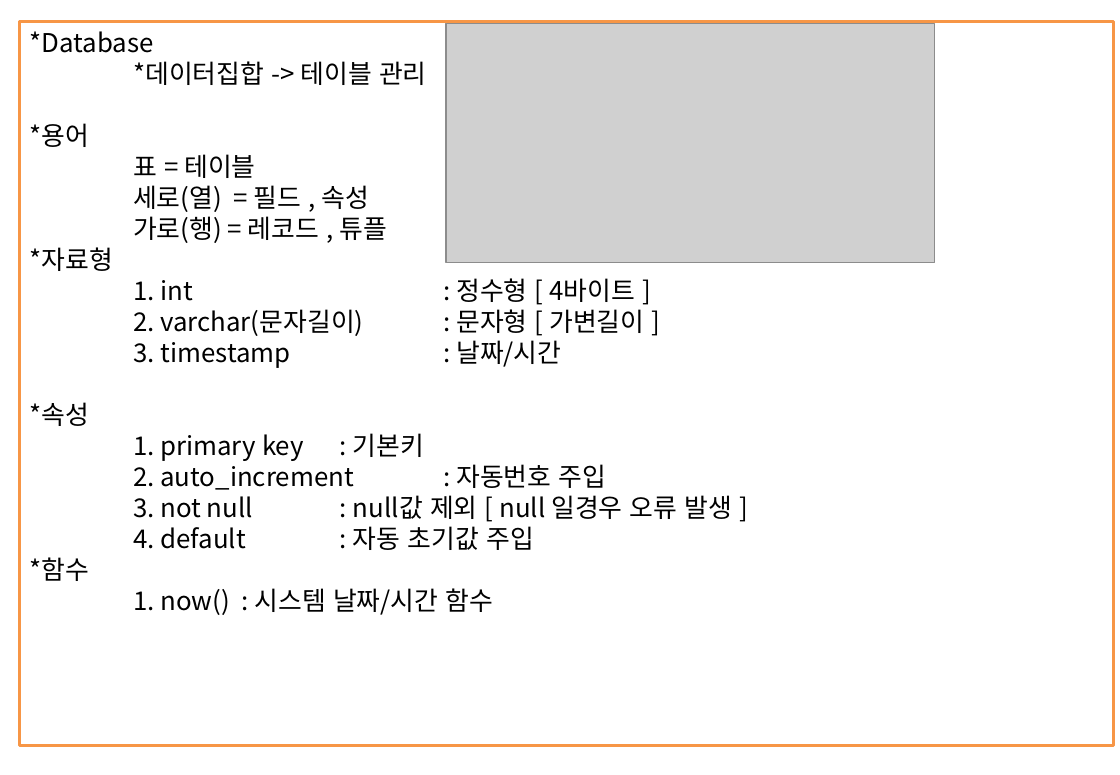
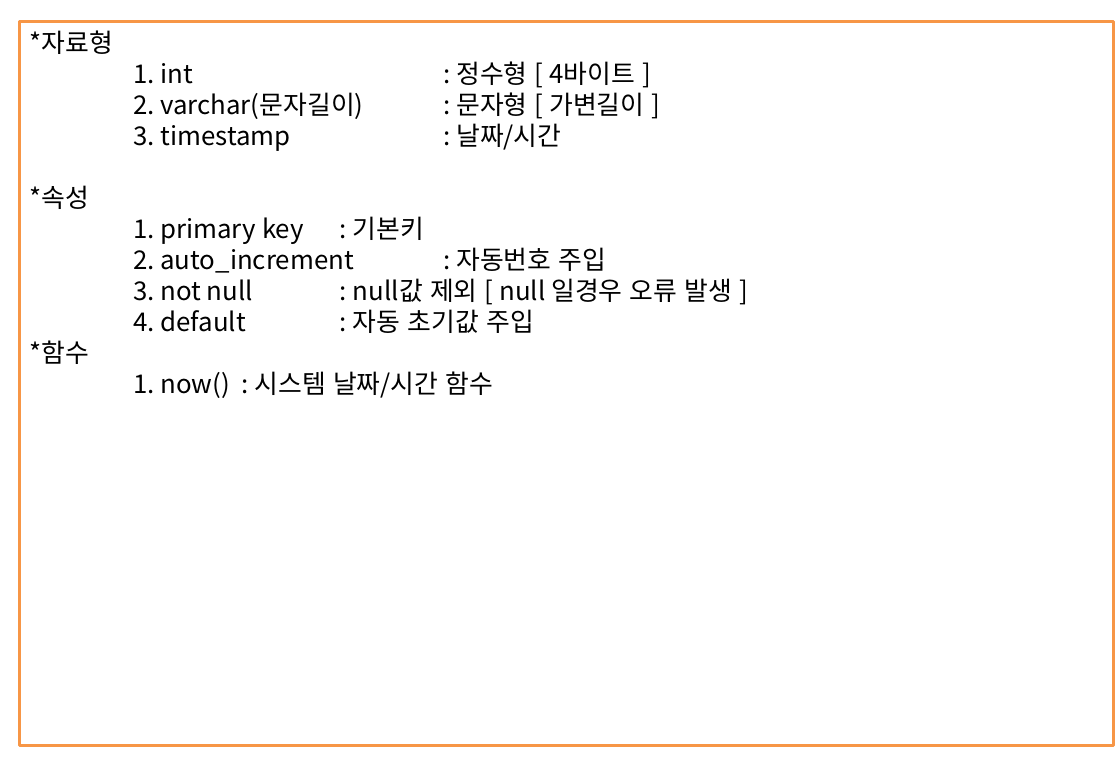
Before and after one commit to itdanja/web_ezen_1, a slide deck: slide 45 of java1/src/정리함/JAVA정리.pptx (slide 43 before the commit). Drawn at 1120x775 pixels with LibreOffice and Linux fonts; fonts in the diff are those of the drawing; grey boxes stand for pictures. Boxes give left, top, right and bottom in pixels: in the first picture for what was removed or moved away, otherwise in the second. Text is boxed around its words. In the diff, an @@ line names an element or a change of style, - is before the commit and + after.

```diff
--- a/java1/src/정리함/JAVA정리.pptx
+++ b/java1/src/정리함/JAVA정리.pptx
@@ picture removed at box(446, 24, 934, 264) @@
@@ text in rectangle at box(30, 31, 427, 243): paragraphs removed @@
-*Database
-*데이터집합 -> 테이블 관리
-*용어
-표 = 테이블
-세로(열) = 필드 , 속성
-가로(행) = 레코드 , 튜플
```
Also in this commit, not shown: 4 other slides changed, 3 slides added, 1 other file.
